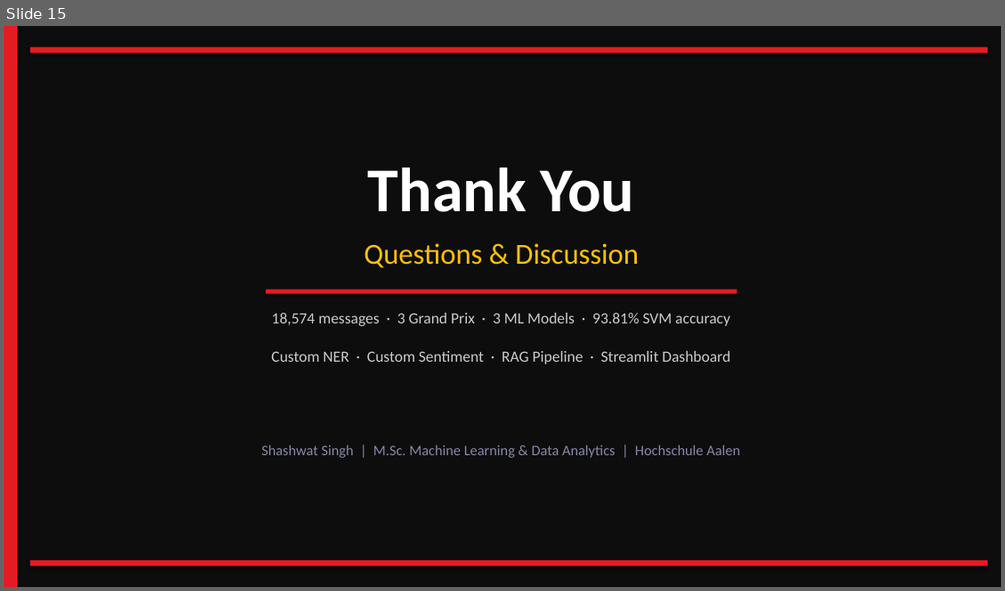
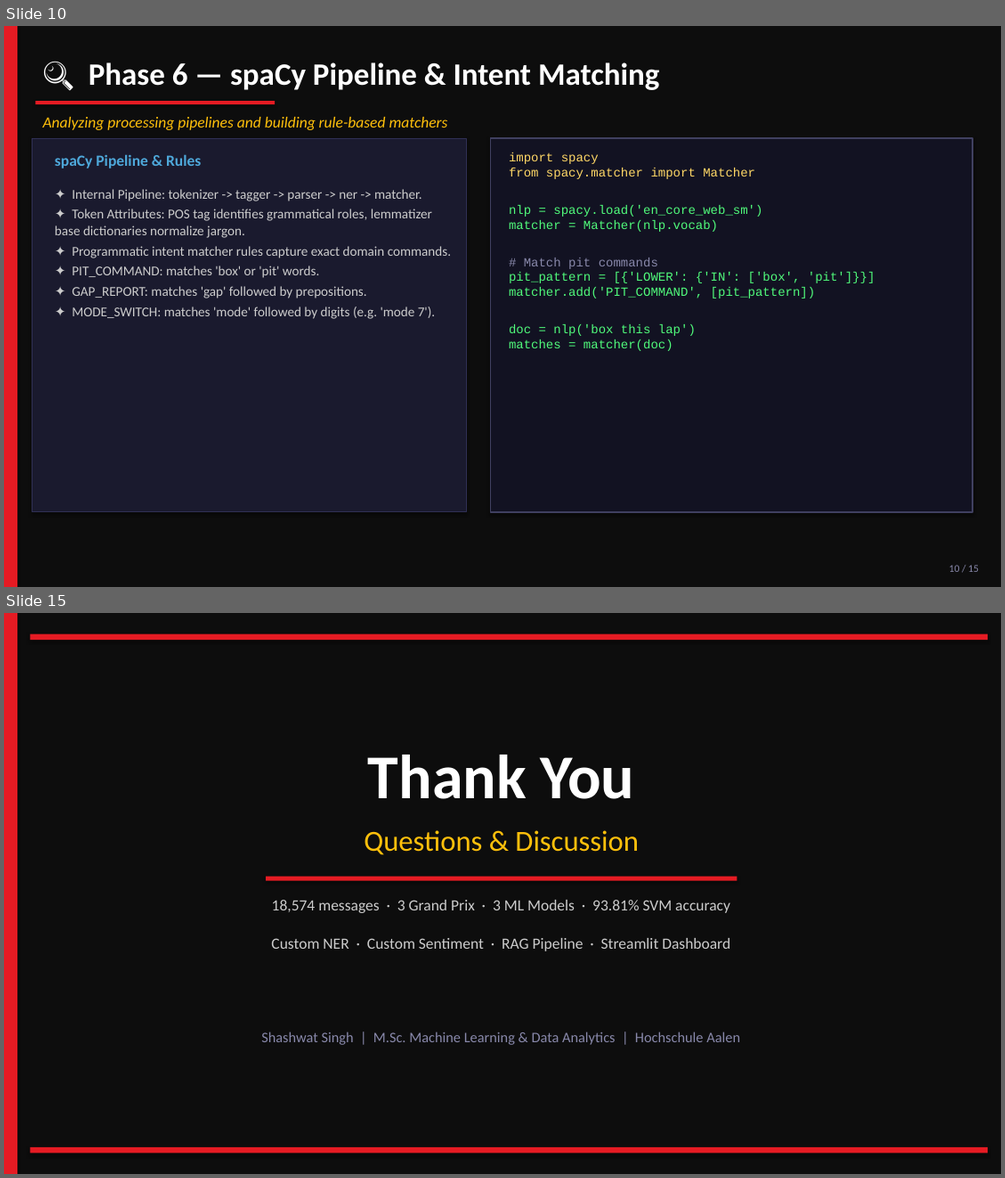
Before and after one commit to iamshashwatsingh/f1-nlp-analyzer, a slide deck: f1_nlp_presentation.pptx. Shown one above the other, each under a label of ours: slide 15 before the commit, slides 10 and 15 after it; the slides between them are not shown. The pictures are 1005x591 and 1005x1178 pixels, drawn with LibreOffice and Linux fonts; fonts in the diff are those of the drawing. Boxes give left, top, right and bottom in pixels: in the first picture for what was removed or moved away, otherwise in the second. Text is boxed around its words. In the diff, an @@ line names an element or a change of style, - is before the commit and + after.

Commit message:
ppt: add core python code snippet blocks on the right side of slides 4 to 12

```diff
--- a/f1_nlp_presentation.pptx
+++ b/f1_nlp_presentation.pptx
@@ slide 10 added at [4,26,1001,587], background #0D0D0D @@
@@ rectangle added at [4,26,17,587], fill #E51B23 @@
@@ text added at [89,62,660,90], 30 pt, text #FFFFFF, bold @@
+🔍 Phase 6 — spaCy Pipeline & Intent Matching
@@ rectangle added at [35,101,275,104], fill #E51B23 @@
@@ text added at [43,117,448,130], 15 pt, text #FFC00B, italic @@
+Analyzing processing pipelines and building rule-based matchers
@@ rectangle added at [32,138,466,512], fill #1A1A2E, outline #303055 0.8 pt @@
@@ text added at [55,154,201,168], 15 pt, text #4EA8DA, bold @@
+spaCy Pipeline & Rules
@@ rectangle added at [490,138,972,512], fill #121222, outline #404060 1 pt @@
@@ text added at [509,152,875,351], 12 pt, text #50FA7B @@
+import spacy
+from spacy.matcher import Matcher
+nlp = spacy.load('en_core_web_sm')
+matcher = Matcher(nlp.vocab)
+# Match pit commands
+pit_pattern = [{'LOWER': {'IN': ['box', 'pit']}}]
+matcher.add('PIT_COMMAND', [pit_pattern])
+doc = nlp('box this lap')
+matches = matcher(doc)
@@ text added at [55,189,451,319], 13 pt, text #CCCCCC @@
+✦ Internal Pipeline: tokenizer -> tagger -> parser -> ner -> matcher.
+✦ Token Attributes: POS tag identifies grammatical roles, lemmatizer base dictionaries normalize jargon.
+✦ Programmatic intent matcher rules capture exact domain commands.
+✦ PIT_COMMAND: matches 'box' or 'pit' words.
+✦ GAP_REPORT: matches 'gap' followed by prepositions.
+✦ MODE_SWITCH: matches 'mode' followed by digits (e.g. 'mode 7').
@@ text added at [949,564,979,572], 10 pt, text #8888AA @@
+10 / 15
```
Also in this commit, not shown: 10 slides changed, 2 other slides added, 3 slides removed.
